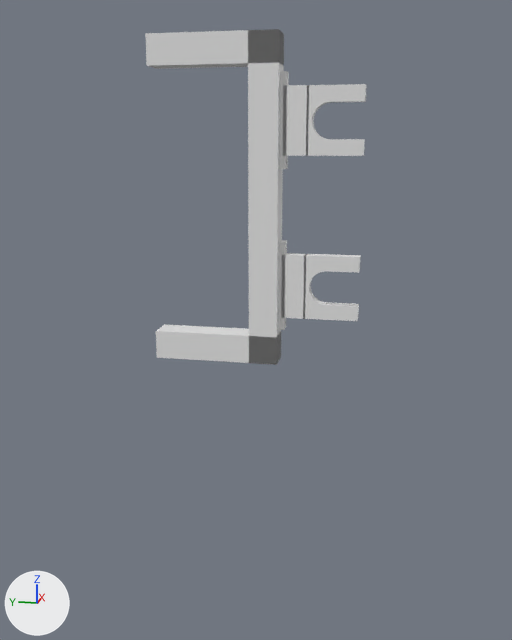
An edit to the COLLADA model src/tools_manager/model/tool_rack/meshes/visual.dae, drawn before and after from the same camera.
One viewpoint serves both versions: a 50 mm camera at (-1.091, -0.38, 0.316) aimed at (0.01, -0.16, 0.041). The axes (+X, +Y, +Z) are drawn at lower left. The lights are the same throughout. The picture after the commit comes second. Vertices at exactly the same position are counted once.

In view in the first picture: 'node'.
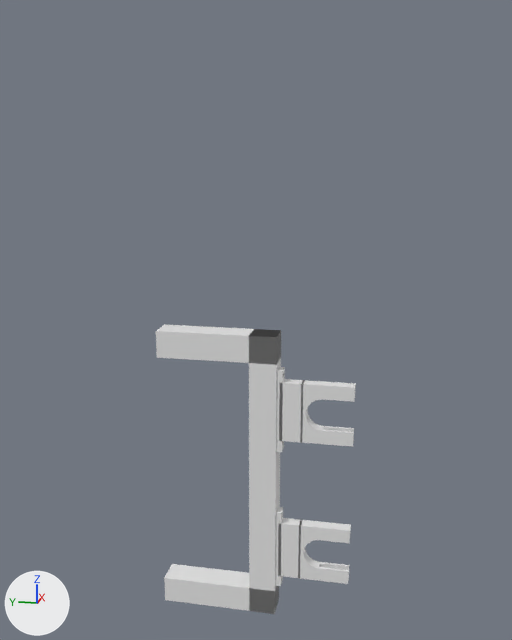
Changed parts and their boxes [x1, y1, x2, y2] in the pictures (512 x 640 px; the box of a moved part takes in the faces that stretch with it):
'node', reshaped (10% narrower, 14% shorter): before [145, 29, 367, 365]; after [156, 324, 356, 614]
part 1 of me_shape0, moved or reshaped: before [278, 240, 287, 330]; after [276, 367, 285, 452]
part 2 of me_shape0, moved or reshaped: before [281, 253, 306, 319]; after [279, 379, 304, 442]
part 3 of me_shape0, moved or reshaped: before [303, 254, 361, 321]; after [300, 380, 356, 447]
part 4 of me_shape0, moved or reshaped: before [279, 71, 289, 169]; after [275, 507, 283, 586]
part 5 of me_shape0, moved or reshaped: before [283, 85, 309, 156]; after [278, 518, 301, 578]
part 6 of me_shape0, moved or reshaped: before [306, 84, 367, 156]; after [298, 520, 351, 584]
part 7 of me_shape0, moved or reshaped: before [145, 29, 284, 365]; after [164, 330, 281, 614]

Diff of the bpy script that builds the scene:
```diff
--- a/src/tools_manager/model/tool_rack/meshes/visual.dae.py
+++ b/src/tools_manager/model/tool_rack/meshes/visual.dae.py
@@ me_shape0 @@
 # used by ob_node; location = (0.0, 0.0, 0.0)
-me_shape0.from_pydata(...)  # 462 vertices, 912 faces; spans x -0.023..0.023, y -0.325..0.0, z -0.023..0.477
+me_shape0.from_pydata(...)  # 462 vertices, 912 faces; spans x -0.023..0.023, y -0.325..0.0, z -0.477..0.023
+# me_shape0 part 1: the loose piece of 136 vertices spanning x -0.01..0.01, y -0.21..-0.2, z 0.032..0.172 is moved by (-0.01, 0.0, -0.205)
+# me_shape0 part 2: the loose piece of 17 vertices spanning x -0.01..0.01, y -0.243..-0.205, z 0.052..0.152 is moved by (-0.01, 0.0, -0.205)
+# me_shape0 part 3: the loose piece of 68 vertices spanning x -0.01..0.01, y -0.325..-0.24, z 0.052..0.152 is moved by (-0.01, 0.0, -0.205)
+# me_shape0 part 4: the loose piece of 136 vertices spanning x -0.01..0.01, y -0.21..-0.2, z 0.282..0.422 is moved by (-0.01, 0.0, -0.705)
+# me_shape0 part 5: the loose piece of 17 vertices spanning x -0.01..0.01, y -0.243..-0.205, z 0.302..0.402 is moved by (-0.01, 0.0, -0.705)
+# me_shape0 part 6: the loose piece of 68 vertices spanning x -0.01..0.01, y -0.325..-0.24, z 0.302..0.402 is moved by (-0.01, 0.0, -0.705)
+# me_shape0 part 7
+# 12 vertices are removed from x -0.023..0.023, y -0.2..0.0, z -0.023..0.477
+# 24 faces are deleted
+# 6 vertices are added at (-0.023, -0.155, -0.477), (-0.023, -0.2, -0.477), (-0.023, -0.155, 0.023), (-0.023, 0.0, -0.477), (-0.023, -0.2, -0.433), (-0.023, 0.0, -0.433)
+# 6 new vertices lie (0.046, 0.0, 0.0) away from vertices in x -0.023, y -0.2..0.0, z -0.477..0.023
+# 24 new faces join them
```
